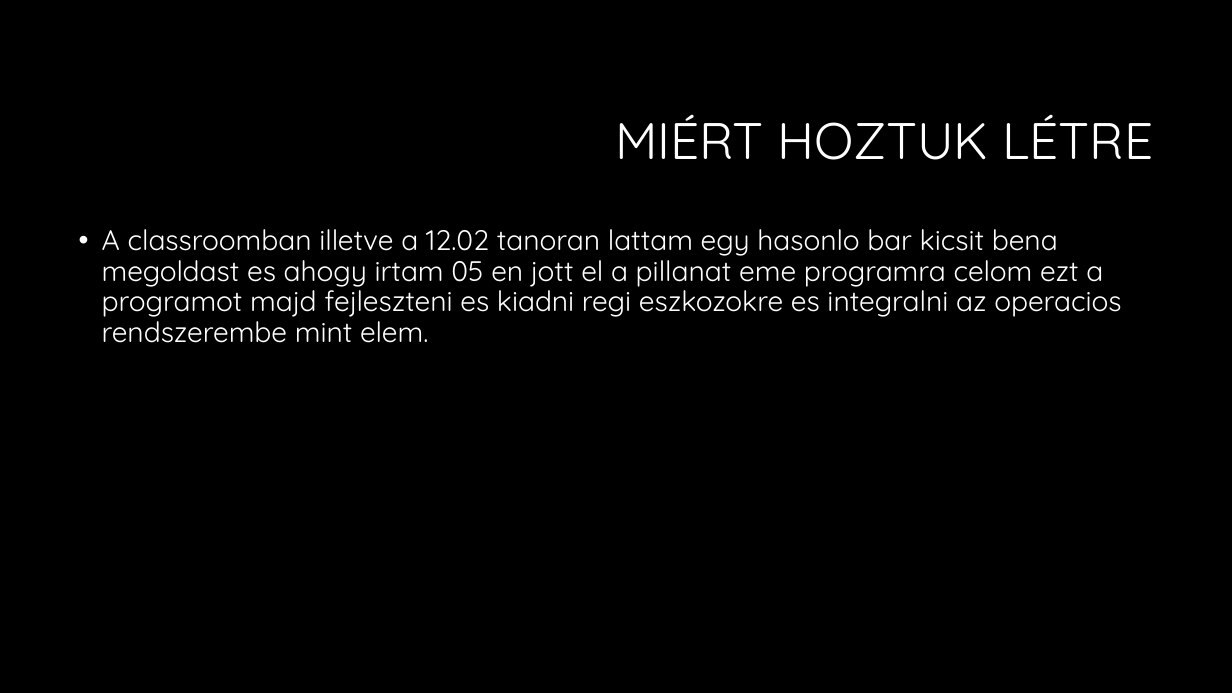
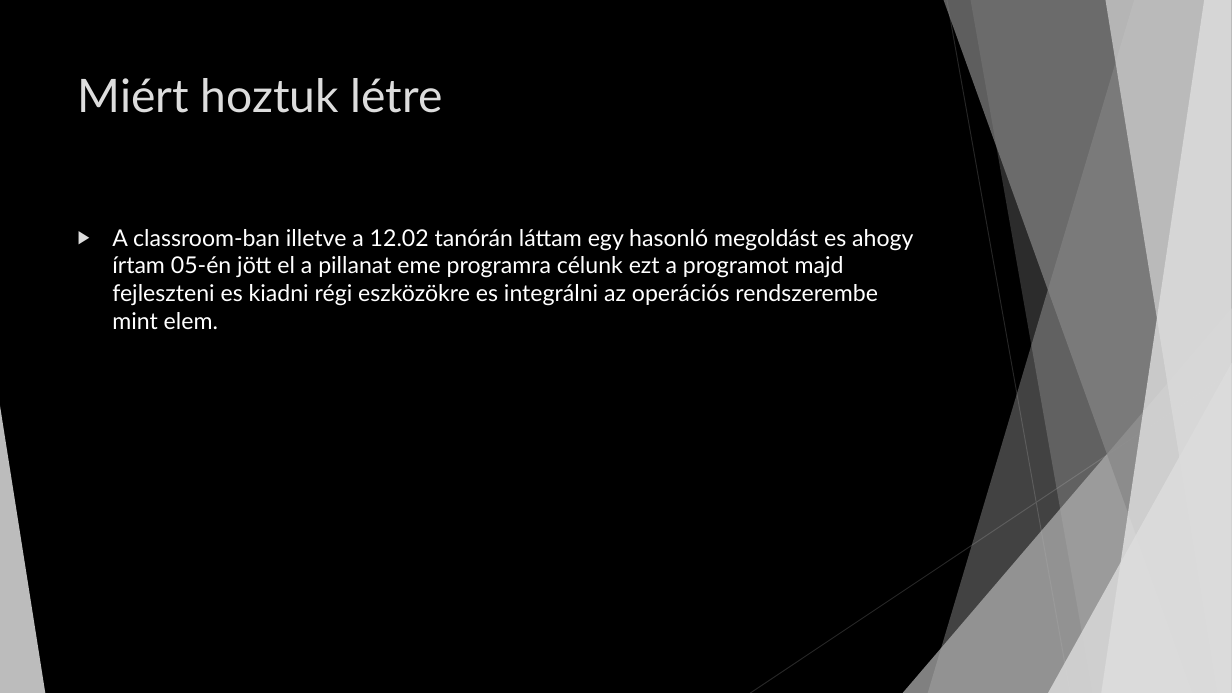
Before and after one commit to figurapeter-10327-hue/rudolfosujitottrepo, a slide deck: slide 5 of Kapcsolati ALkalmazás.pptx. Drawn at 1232x693 pixels with LibreOffice and Linux fonts; fonts in the diff are those of the drawing; background and template pictures are left out. Boxes give left, top, right and bottom in pixels: in the first picture for what was removed or moved away, otherwise in the second. Text is boxed around its words. In the diff, an @@ line names an element or a change of style, - is before the commit and + after.

```diff
--- a/Kapcsolati ALkalmazás.pptx
+++ b/Kapcsolati ALkalmazás.pptx
@@ title "Miért hoztuk létre" at (78, 78, 443, 113): vertical alignment middle to top @@
@@ title at (78, 78, 443, 113): text changed; size 40 to 36 pt; font Quicksand to Lato; text colour #FFFFFF to #DDDDDD @@
-MIÉRT HOZTUK LÉTRE
+Miért hoztuk létre
@@ text at (112, 229, 913, 329): text changed; size 22 to 18 pt; font Quicksand to Lato @@
-• A classroomban illetve a 12.02 tanoran lattam egy hasonlo bar kicsit bena megoldast es ahogy irtam 05 en jott el a pillanat eme programra celom ezt a programot majd fejleszteni es kiadni regi eszkozokre es integralni az operacios rendszerembe mint elem.
+▶ A classroom-ban illetve a 12.02 tanórán láttam egy hasonló megoldást es ahogy írtam 05-én jött el a pillanat eme programra célunk ezt a programot majd fejleszteni es kiadni régi eszközökre es integrálni az operációs rendszerembe mint elem.
@@ group added at (0, 0, 1232, 693): 5 freeform shapes, 3 triangles, 2 lines @@
```
Also in this commit, not shown: 8 other slides changed.
